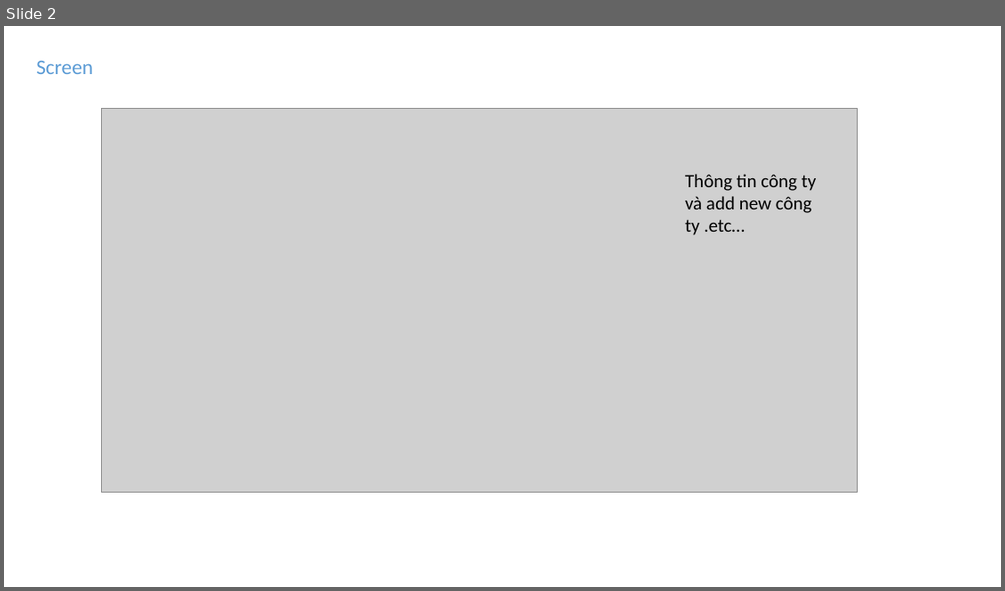
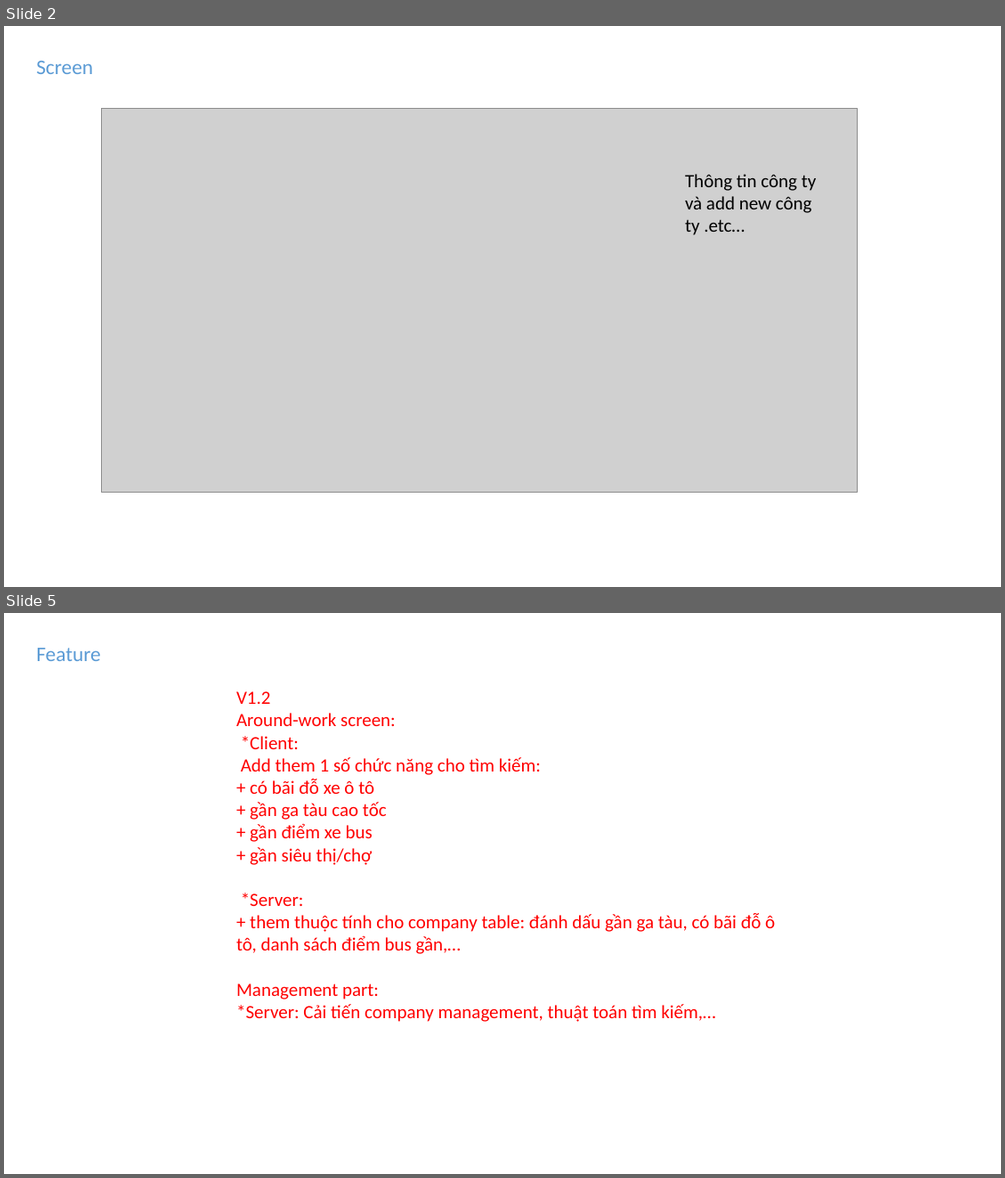
Before and after one commit to kimmanhcuong96/around-work-docs, a slide deck: Plain-plan.pptx. Shown one above the other, each under a label of ours: slide 2 before the commit, slides 2 and 5 after it; the slides between them are not shown. The pictures are 1005x591 and 1005x1178 pixels, drawn with LibreOffice and Linux fonts; fonts in the diff are those of the drawing; grey boxes stand for pictures. Boxes give left, top, right and bottom in pixels: in the first picture for what was removed or moved away, otherwise in the second. Text is boxed around its words. In the diff, an @@ line names an element or a change of style, - is before the commit and + after.

```diff
--- a/Plain-plan.pptx
+++ b/Plain-plan.pptx
@@ slide 5 added at bbox=[4, 613, 1001, 1174], background #FFFFFF @@
@@ text added at bbox=[36, 648, 101, 661], 20 pt, text #5B9BD5 @@
+Feature
@@ text added at bbox=[236, 691, 775, 1022], 18 pt, text #FF0000 @@
+V1.2
+Around-work screen:
+*Client:
+Add them 1 số chức năng cho tìm kiếm:
++ có bãi đỗ xe ô tô
++ gần ga tàu cao tốc
++ gần điểm xe bus
++ gần siêu thị/chợ
+*Server:
++ them thuộc tính cho company table: đánh dấu gần ga tàu, có bãi đỗ ô tô, danh sách điểm bus gần,…
+Management part:
+*Server: Cải tiến company management, thuật toán tìm kiếm,…
```
Also in this commit, not shown: 4 slides changed, 1 other slide added.
